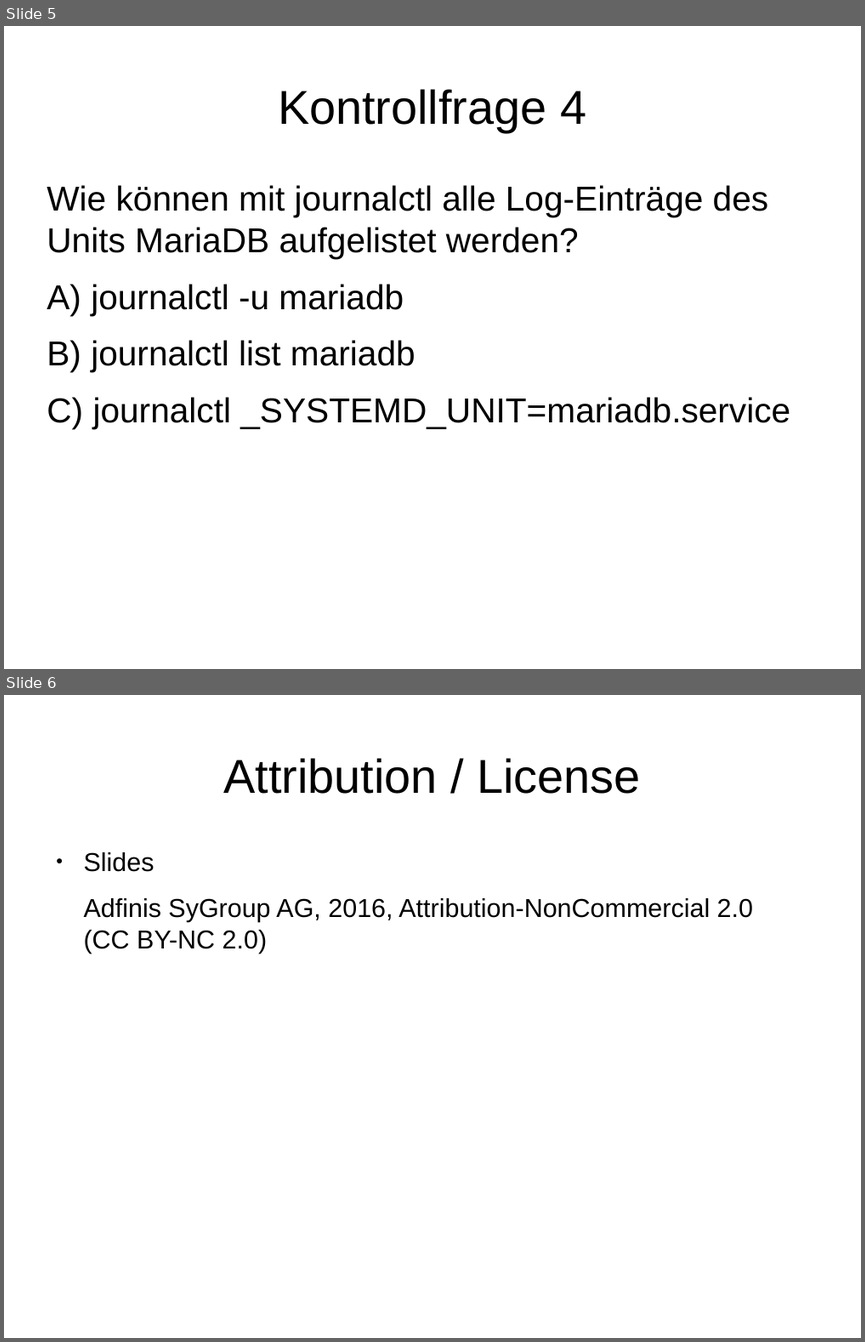
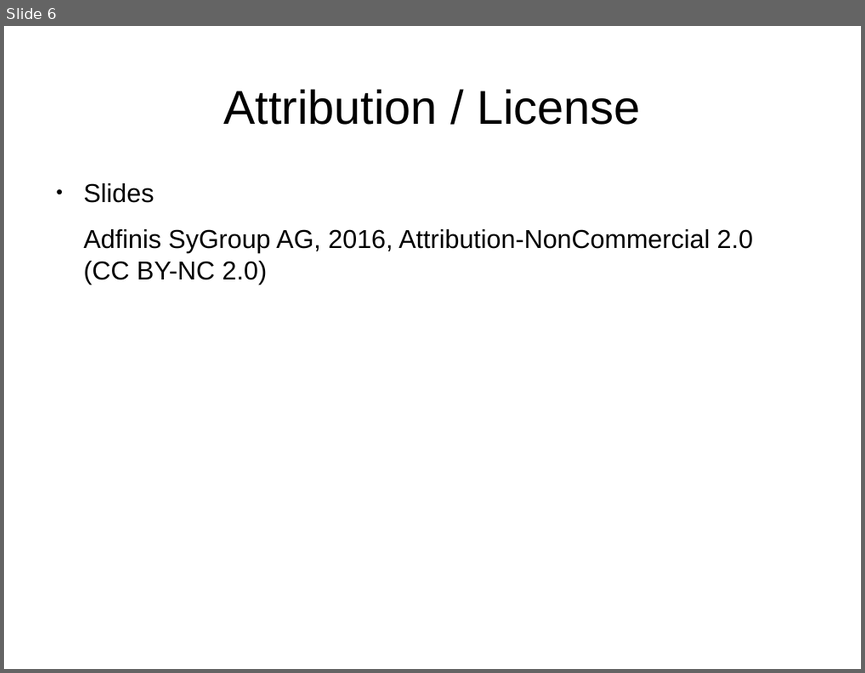
Before and after one commit to adfinis/adsy-trainings, a slide deck: SSA_SUSE-System-Administration/1003_btrfs/modul_btrfs_1003_04_check.odp. Shown one above the other, each under a label of ours: slides 5 and 6 before the commit, slide 6 after it. The pictures are 865x1342 and 865x673 pixels, drawn with LibreOffice and Linux fonts; fonts in the diff are those of the drawing. Boxes give left, top, right and bottom in pixels: in the first picture for what was removed or moved away, otherwise in the second. Text is boxed around its words. In the diff, an @@ line names an element or a change of style, - is before the commit and + after.

```diff
--- a/SSA_SUSE-System-Administration/1003_btrfs/modul_btrfs_1003_04_check.odp
+++ b/SSA_SUSE-System-Administration/1003_btrfs/modul_btrfs_1003_04_check.odp
@@ slide 5 removed at bbox=[4, 26, 861, 669], background #FFFFFF @@
@@ title removed at bbox=[278, 89, 586, 132] @@
-Kontrollfrage 4
@@ text removed at bbox=[46, 185, 790, 429] @@
-Wie können mit journalctl alle Log-Einträge des Units MariaDB aufgelistet werden?
-A) journalctl -u mariadb
-B) journalctl list mariadb
-C) journalctl _SYSTEMD_UNIT=mariadb.service
```
Also in this commit, not shown: 4 slides changed, 1 slide added, 5 other files.
